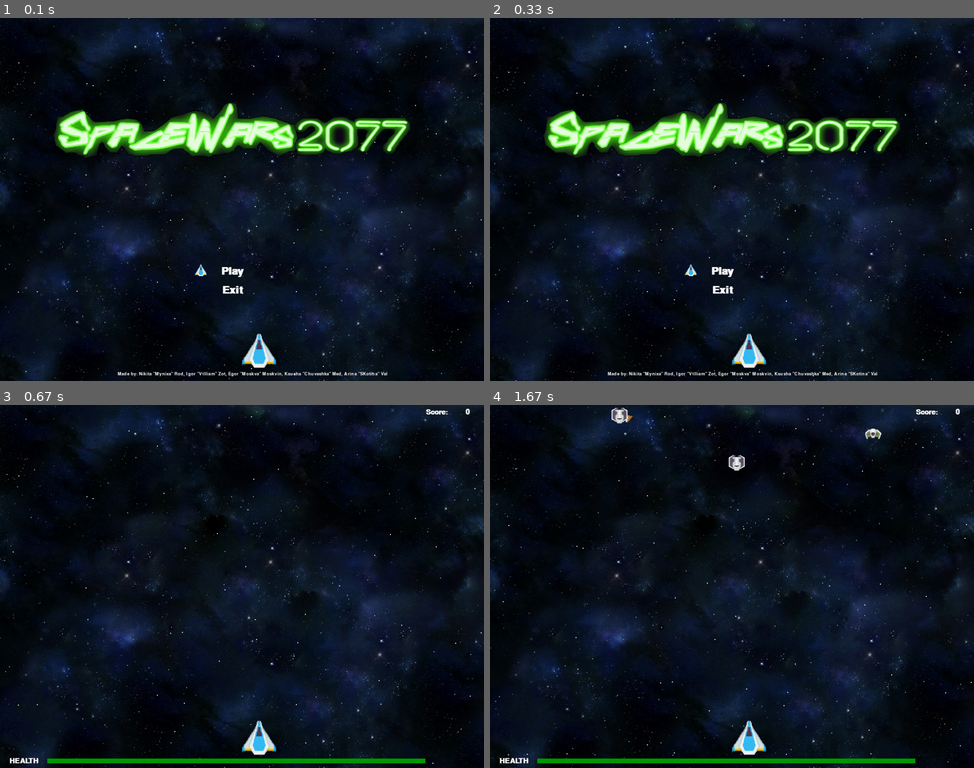
Above: before the commit, frames 1-4 (two rows, left to right).
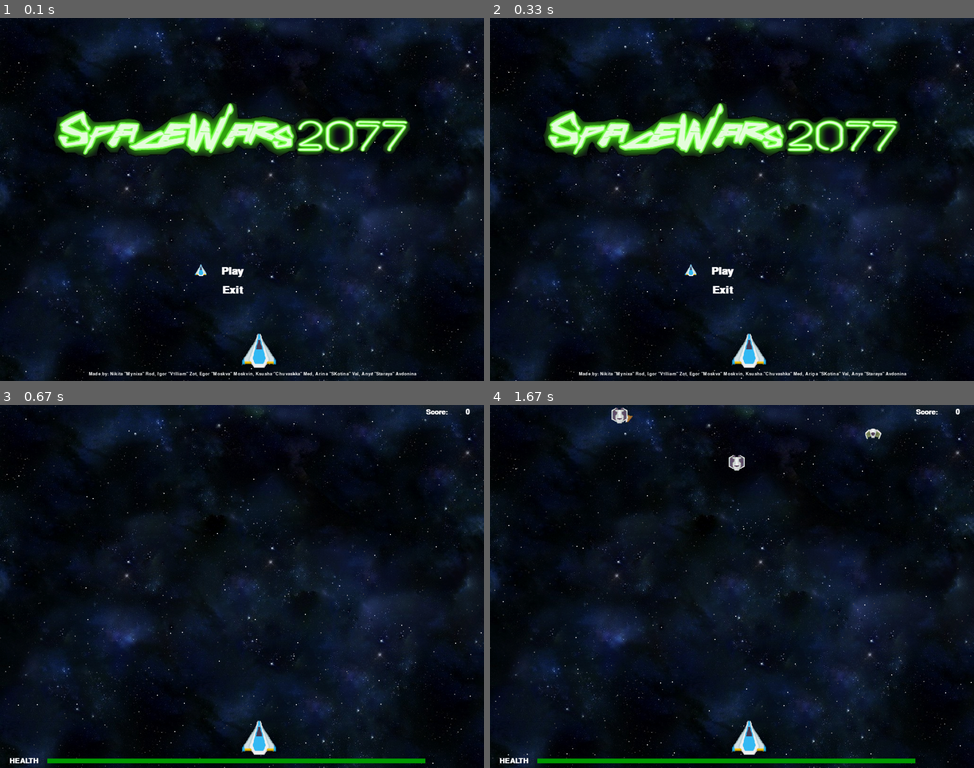
Above: after the commit, the same moments.

Repository: v1lliam/ProjectPyGame
Game: pygame game, started from PySpaceWars2077.py
Two runs of this game, one before a commit and one after it. Both use one fixed random seed, a clock stepped at 60 frames per second and the inputs below.
Inputs:
- Up to frame 1 (0.1 s): no input
- Up to frame 2 (0.33 s): no input
- Up to frame 3 (0.67 s): tap Enter at 0.33 s
- Up to frame 4 (1.67 s): tap Enter at 0.67, 1 s

The runs differ from the first frame. In frame 1, 0.5% of the frame differs, in the area x 18-87%, y 97-99%; in frame 2, 0.5%; in frame 3, nothing differs; in frame 4, nothing differs.

Commit message:
Update PySpaceWars2077.py

Diff:
--- a/PySpaceWars2077.py
+++ b/PySpaceWars2077.py
@@ -920,7 +920,7 @@
                         - 40, white)
             displaytext('Exit', 32, width / 2 - 20, height * 3 / 4,
                         white)
-            displaytext('Made by: Nikita "Mynixa" Rod, Igor "V1lliam" Zot, Egor "Moskva" Moskvin, Ksusha "Chuvashka" Med, Arina "SKotina" Val', 14, width - 490, height - 15,
+            displaytext('Made by: Nikita "Mynixa" Rod, Igor "V1lliam" Zot, Egor "Moskva" Moskvin, Ksusha "Chuvashka" Med, Arina "SKotina" Val, Anya "Staraya" Avdonina', 14, width - 490, height - 15,
                         white)
 
 
